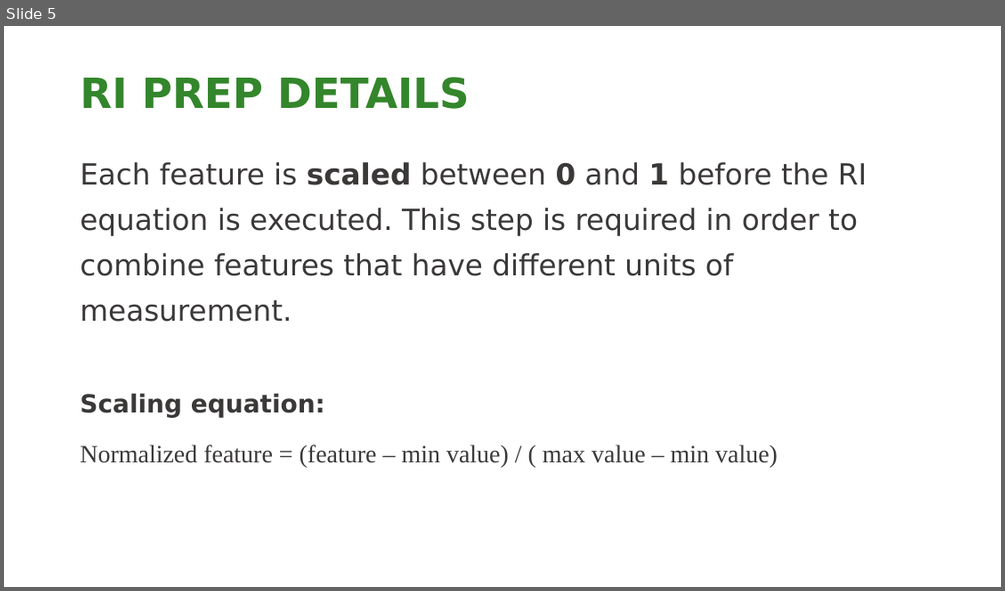
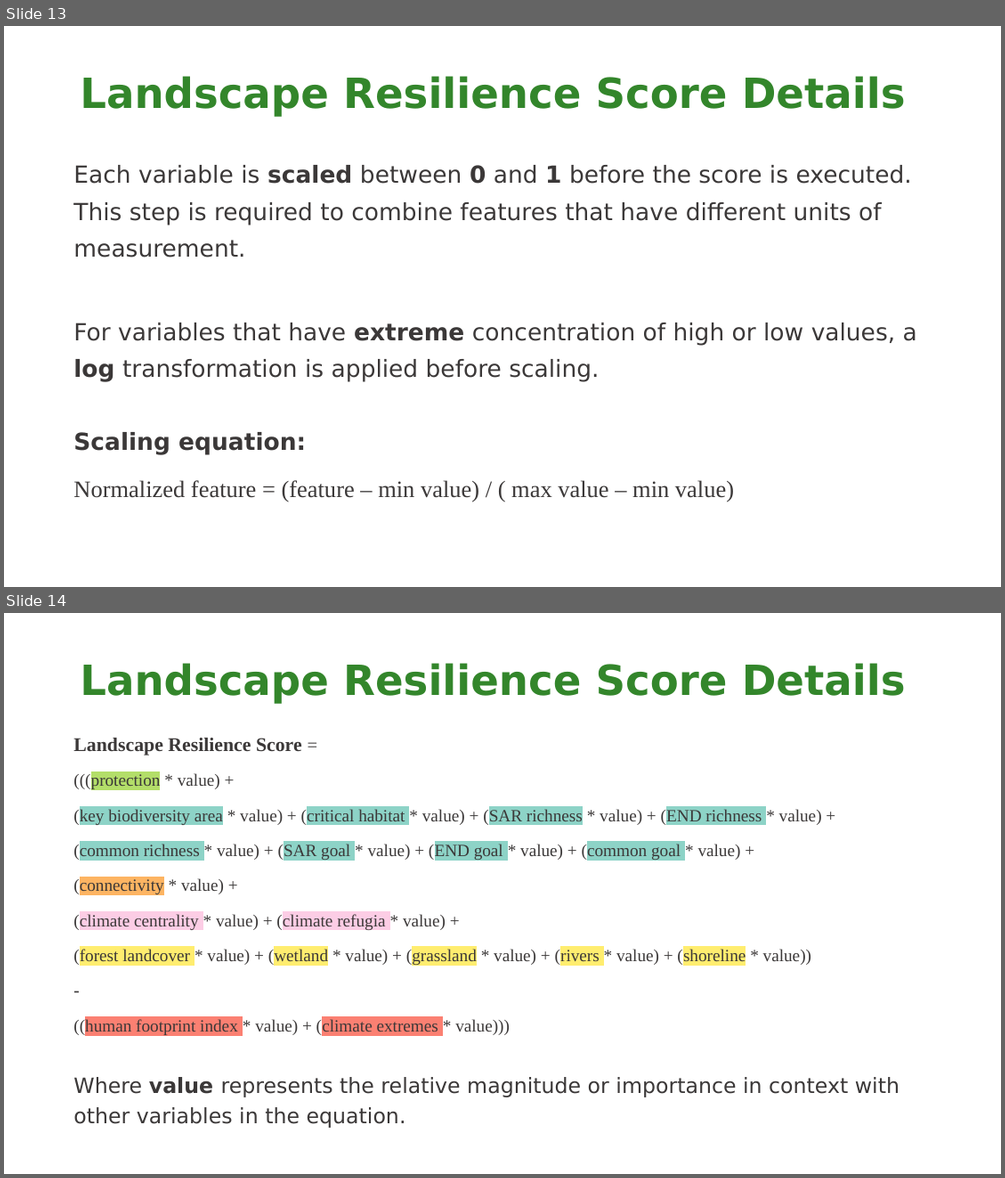
Before and after one commit to NCC-CNC/RI-proto, a slide deck: www/RI_GUIDE.pptx. Shown one above the other, each under a label of ours: slide 5 before the commit, slides 13 and 14 after it. The pictures are 1005x591 and 1005x1178 pixels, drawn with LibreOffice and Linux fonts; fonts in the diff are those of the drawing; background and template pictures are left out. Boxes give left, top, right and bottom in pixels: in the first picture for what was removed or moved away, otherwise in the second. Text is boxed around its words. In the diff, an @@ line names an element or a change of style, - is before the commit and + after.

Commit message:
REBRAND- Landscape Resilience

```diff
--- a/www/RI_GUIDE.pptx
+++ b/www/RI_GUIDE.pptx
@@ slide 14 added at bbox=[4, 613, 1001, 1174], background picture (left out) @@
@@ title added at bbox=[80, 663, 906, 704], 30 pt, text #33862B, bold @@
+Landscape Resilience Score Details
@@ text added at bbox=[73, 738, 899, 1127], 12.4 pt, text #3B3838 @@
+Landscape Resilience Score =
+(((protection * value) +
+(key biodiversity area * value) + (critical habitat * value) + (SAR richness * value) + (END richness * value) +
+(common richness * value) + (SAR goal * value) + (END goal * value) + (common goal * value) +
+(connectivity * value) +
+(climate centrality * value) + (climate refugia * value) +
+(forest landcover * value) + (wetland * value) + (grassland * value) + (rivers * value) + (shoreline * value))
+-
+((human footprint index * value) + (climate extremes * value)))
+Where value represents the relative magnitude or importance in context with other variables in the equation.
@@ what was slide 5 is now slide 13 @@
@@ slide 13 changed as well @@
@@ title at bbox=[80, 76, 906, 117]: text changed @@
-RI PREP DETAILS
+Landscape Resilience Score Details
@@ text "Each variable is scaled between ...": place and size @@
-text "Each variable is scaled between ..." at bbox=[80, 162, 866, 467]
+text "Each variable is scaled between ..." at bbox=[73, 165, 917, 502]
@@ text at bbox=[73, 165, 917, 382]: text changed; size 21 to 17 pt @@
-Each feature is scaled between 0 and 1 before the RI equation is executed. This step is required in order to combine features that have different units of measurement.
+Each variable is scaled between 0 and 1 before the score is executed. This step is required to combine features that have different units of measurement.
+For variables that have extreme concentration of high or low values, a log transformation is applied before scaling.
@@ text at bbox=[73, 432, 734, 502]: size 18 to 17 pt in "Scaling equation:", "Normalized feature = (feature – min value) ..." @@
```
Also in this commit, not shown: 4 other slides changed, 14 other slides added, 4 slides removed, 9 other files.
